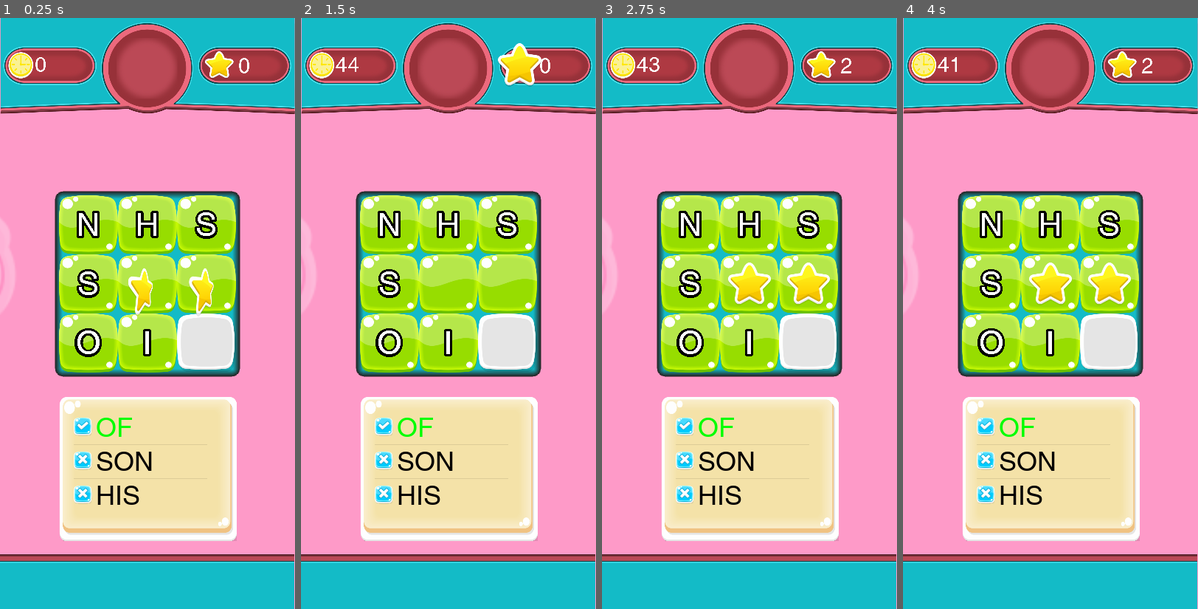
Above: before the commit, frames 1-4 (left to right).
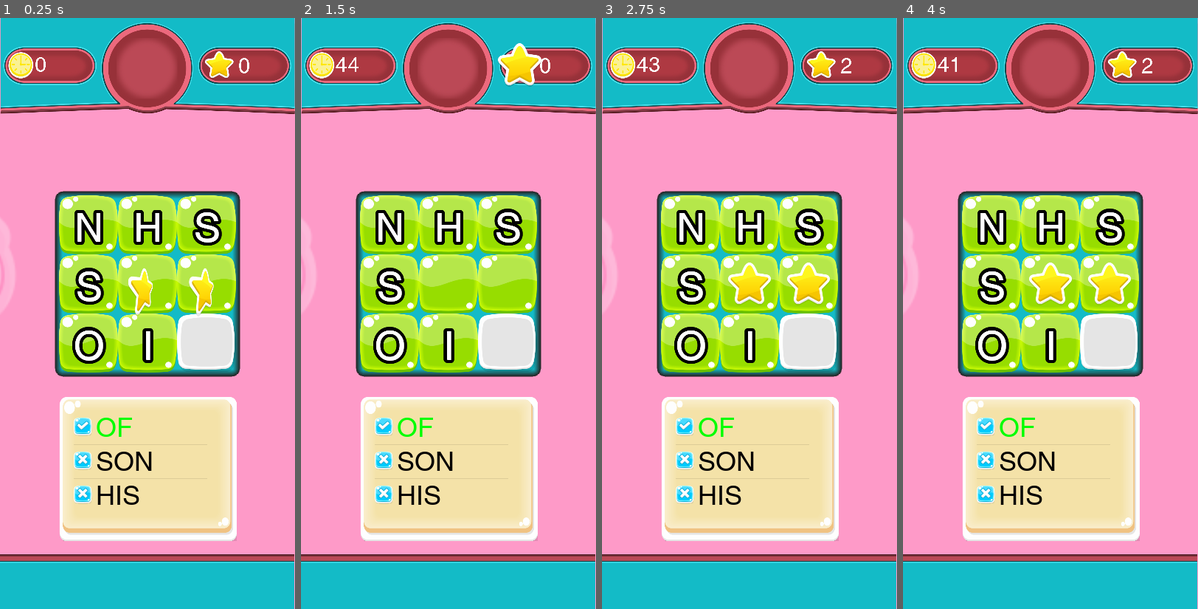
Above: after the commit, the same moments.

Repository: ahmetilgin/WordFinding
Game: Godot game, scene res://game.tscn
Two runs of this game, one before a commit and one after it. Both use one fixed random seed, a clock stepped at 60 frames per second and the inputs below. This scene is started directly instead of the project's main scene.
Inputs:
- Up to frame 1 (0.25 s): no input
- Up to frame 2 (1.5 s): no input
- Up to frame 3 (2.75 s): no input
- Up to frame 4 (4 s): tap Enter at 3.5 s

The runs differ from the first frame. In frame 1, 2.0% of the frame differs, in the area x 24-76%, y 32-59%; in frame 2, 2.0%; in frame 3, 2.0%; in frame 4, 2.0%.

Commit message:
bir takım düzenlemeler

Diff:
--- a/Block.tscn
+++ b/Block.tscn
@@ -46,8 +46,8 @@
 shader = SubResource( 1 )
 
 [sub_resource type="DynamicFont" id=3]
-size = 1024
-outline_size = 75
+size = 128
+outline_size = 10
 outline_color = Color( 0, 0, 0, 1 )
 use_filter = true
 font_data = ExtResource( 4 )
@@ -83,11 +83,10 @@
 script = ExtResource( 2 )
 
 [node name="Label" type="Label" parent="block_button"]
-margin_left = -27.4524
-margin_top = -29.3785
-margin_right = 2409.55
-margin_bottom = 2445.62
-rect_scale = Vector2( 0.1, 0.1 )
+margin_left = -1121.48
+margin_top = -1134.09
+margin_right = 1315.53
+margin_bottom = 1340.91
 custom_fonts/font = SubResource( 3 )
 custom_colors/font_color = Color( 1, 1, 1, 1 )
 custom_colors/font_outline_modulate = Color( 1, 1, 1, 1 )
--- a/LevelFinish.gd
+++ b/LevelFinish.gd
@@ -4,8 +4,8 @@
 # Declare member variables here. Examples:
 # var a = 2
 # var b = "text"
-
-
+var money_count = 0
+var sum_count = 0
 # Called when the node enters the scene tree for the first time.
 func _ready():
 
@@ -27,6 +27,14 @@
 	$LevelFinish/TotalStar.set_text(str(star_count))
 
 
+func set_finish_time(fin_timer):
+	$LevelFinish/finish_time.set_text(str(fin_timer))
+	pass
+
+func sum_point(time, star):
+	sum_count = time + star
+	$MoneyCount.start()
+
 func _on_Restart_pressed():
 	get_tree().reload_current_scene()
 	pass # Replace with function body.
@@ -44,3 +52,11 @@
 
 func _on_MainMenu_released():
 	pass # Replace with function body.
+
+
+func _on_MoneyCount_timeout():
+	if sum_count == money_count:
+		$MoneyCount.stop()
+	$LevelFinish/money.set_text(str(money_count))
+	money_count += 1
+	pass # Replace with function body.
--- a/LevelFinish.tscn
+++ b/LevelFinish.tscn
@@ -1,8 +1,8 @@
-[gd_scene load_steps=12 format=2]
+[gd_scene load_steps=14 format=2]
 
 [ext_resource path="res://assets/freegui/png/level_complete2.png" type="Texture" id=1]
 [ext_resource path="res://assets/buttons/g1657-9.png" type="Texture" id=2]
-[ext_resource path="res://assets/Helvetica.ttf" type="DynamicFontData" id=3]
+[ext_resource path="res://assets/bradbunr.ttf" type="DynamicFontData" id=3]
 [ext_resource path="res://LevelFinish.gd" type="Script" id=4]
 [ext_resource path="res://LevelSelect.tscn" type="PackedScene" id=5]
 [ext_resource path="res://assets/buttons/g2181-6.png" type="Texture" id=6]
@@ -12,11 +12,28 @@
 [ext_resource path="res://assets/buttons/g1119-0.png" type="Texture" id=10]
 
 [sub_resource type="DynamicFont" id=1]
-size = 50
-outline_size = 5
+size = 128
+outline_size = 8
 outline_color = Color( 0.537255, 0.360784, 0.223529, 1 )
 use_mipmaps = true
 use_filter = true
+extra_spacing_char = 12
+font_data = ExtResource( 3 )
+
+[sub_resource type="DynamicFont" id=2]
+size = 128
+outline_size = 8
+outline_color = Color( 0.537255, 0.360784, 0.223529, 1 )
+use_filter = true
+extra_spacing_char = 12
+font_data = ExtResource( 3 )
+
+[sub_resource type="DynamicFont" id=3]
+size = 128
+outline_size = 8
+outline_color = Color( 0.537255, 0.360784, 0.223529, 1 )
+use_filter = true
+extra_spacing_char = 14
 font_data = ExtResource( 3 )
 
 [node name="Control" type="CanvasLayer"]
@@ -39,6 +56,7 @@
 }
 
 [node name="LevelFinish" type="Popup" parent="."]
+visible = true
 grow_horizontal = 2
 grow_vertical = 2
 popup_exclusive = true
@@ -47,11 +65,10 @@
 }
 
 [node name="TextureRect" type="TextureRect" parent="LevelFinish"]
-margin_left = -174.34
-margin_top = -227.876
-margin_right = 540.66
-margin_bottom = 676.123
-rect_scale = Vector2( 0.5, 0.5 )
+margin_left = -393.241
+margin_top = -586.777
+margin_right = 406.759
+margin_bottom = 553.223
 texture = ExtResource( 1 )
 stretch_mode = 1
 __meta__ = {
@@ -59,16 +76,15 @@
 }
 
 [node name="LevelSelect" type="TouchScreenButton" parent="LevelFinish"]
-position = Vector2( -138.546, 147.397 )
-scale = Vector2( 0.4, 0.4 )
+position = Vector2( -324.371, 373.417 )
 normal = ExtResource( 10 )
 pressed = ExtResource( 6 )
 
 [node name="TotalStar" type="RichTextLabel" parent="LevelFinish"]
-margin_left = 47.5445
-margin_top = -96.7419
-margin_right = 247.544
-margin_bottom = 53.2581
+margin_left = 92.4651
+margin_top = -258.386
+margin_right = 392.465
+margin_bottom = -58.3858
 rect_clip_content = false
 custom_fonts/normal_font = SubResource( 1 )
 text = "0"
@@ -77,8 +93,7 @@
 }
 
 [node name="MainMenu" type="TouchScreenButton" parent="LevelFinish"]
-position = Vector2( 50.5967, 146.961 )
-scale = Vector2( 0.4, 0.4 )
+position = Vector2( 111.716, 373.417 )
 normal = ExtResource( 2 )
 pressed = ExtResource( 9 )
 __meta__ = {
@@ -86,15 +101,43 @@
 }
 
 [node name="Restart" type="TouchScreenButton" parent="LevelFinish"]
-position = Vector2( -43.1823, 146.961 )
-scale = Vector2( 0.4, 0.4 )
+position = Vector2( -97.976, 373.417 )
 normal = ExtResource( 8 )
 pressed = ExtResource( 7 )
 __meta__ = {
 "_editor_description_": ""
 }
 
+[node name="finish_time" type="RichTextLabel" parent="LevelFinish"]
+margin_left = 106.496
+margin_top = -54.1769
+margin_right = 430.496
+margin_bottom = 97.8231
+rect_clip_content = false
+custom_fonts/normal_font = SubResource( 2 )
+text = "00"
+fit_content_height = true
+__meta__ = {
+"_edit_use_anchors_": false
+}
+
+[node name="money" type="RichTextLabel" parent="LevelFinish"]
+margin_left = 111.053
+margin_top = 133.894
+margin_right = 352.053
+margin_bottom = 297.894
+rect_clip_content = false
+custom_fonts/normal_font = SubResource( 3 )
+text = "00"
+__meta__ = {
+"_edit_use_anchors_": false
+}
+
 [node name="Node" parent="." instance=ExtResource( 5 )]
 visible = false
+
+[node name="MoneyCount" type="Timer" parent="."]
+wait_time = 0.02
 [connection signal="pressed" from="LevelFinish/LevelSelect" to="." method="_on_LevelSelect_pressed"]
 [connection signal="pressed" from="LevelFinish/Restart" to="." method="_on_Restart_pressed"]
+[connection signal="timeout" from="MoneyCount" to="." method="_on_MoneyCount_timeout"]
--- a/MainMenu.tscn
+++ b/MainMenu.tscn
@@ -1,5 +1,6 @@
-[gd_scene load_steps=4 format=2]
+[gd_scene load_steps=5 format=2]
 
+[ext_resource path="res://assets/mainscreetopgui.png" type="Texture" id=1]
 [ext_resource path="res://LevelSelect.tscn" type="PackedScene" id=2]
 [ext_resource path="res://MainMenu.gd" type="Script" id=3]
 [ext_resource path="res://assets/bottomgui.png" type="Texture" id=4]
@@ -22,11 +23,11 @@
 current = true
 
 [node name="topgui" type="TextureRect" parent="."]
-margin_left = -77.8657
+margin_left = -83.2051
 margin_top = 688.909
-margin_right = 1295.13
+margin_right = 1289.79
 margin_bottom = 943.909
-texture = ExtResource( 4 )
+texture = ExtResource( 1 )
 __meta__ = {
 "_edit_use_anchors_": false
 }
--- a/game.gd
+++ b/game.gd
@@ -355,24 +355,28 @@
 	score = score + 1
 	$ScoreTexture/Score.set_text(str(score))
 	if len(founded_words) == len(total_words):
-		$GamePlaySound.stop()
-		$GameFinishSound.play()
-		$Control/LevelFinish.popup()
-		$Control/ColorRect.set_visible(true)
-		$Control.set_total_star(score)
-		Globals.game_finish = true
-
+		level_finished()
 # Called every frame. 'delta' is the elapsed time since the previous frame.
 #func _process(delta):
 #	reset_words()
 #	pass
-
+func level_finished():
+	$GamePlaySound.stop()
+	$GameFinishSound.play()
+	$Control/LevelFinish.popup()
+	$Control/ColorRect.set_visible(true)
+	$Control.sum_point(score,time)
+	$Control.set_total_star(score)
+	$Control.set_finish_time(time)
+	Globals.game_finish = true
+	$ScoreTexture/CountTimer.stop()
 
 func _on_CountTimer_timeout():
 	if( time > 0):
 		time = time - 1
 	$ScoreTexture/Timer.set_text(str(time))
 	if( time == 0):
+		level_finished()
 		pass
 #		$GamePlaySound.stop()
 #		$GameFinishSound.play()
Binary file added: assets/bradbunr.ttf
Binary file changed: assets/freegui/png/level_complete2.png
Not shown, changed: assets/freegui/svg/Window.svg
Binary file changed: assets/mainscreetopgui.png
